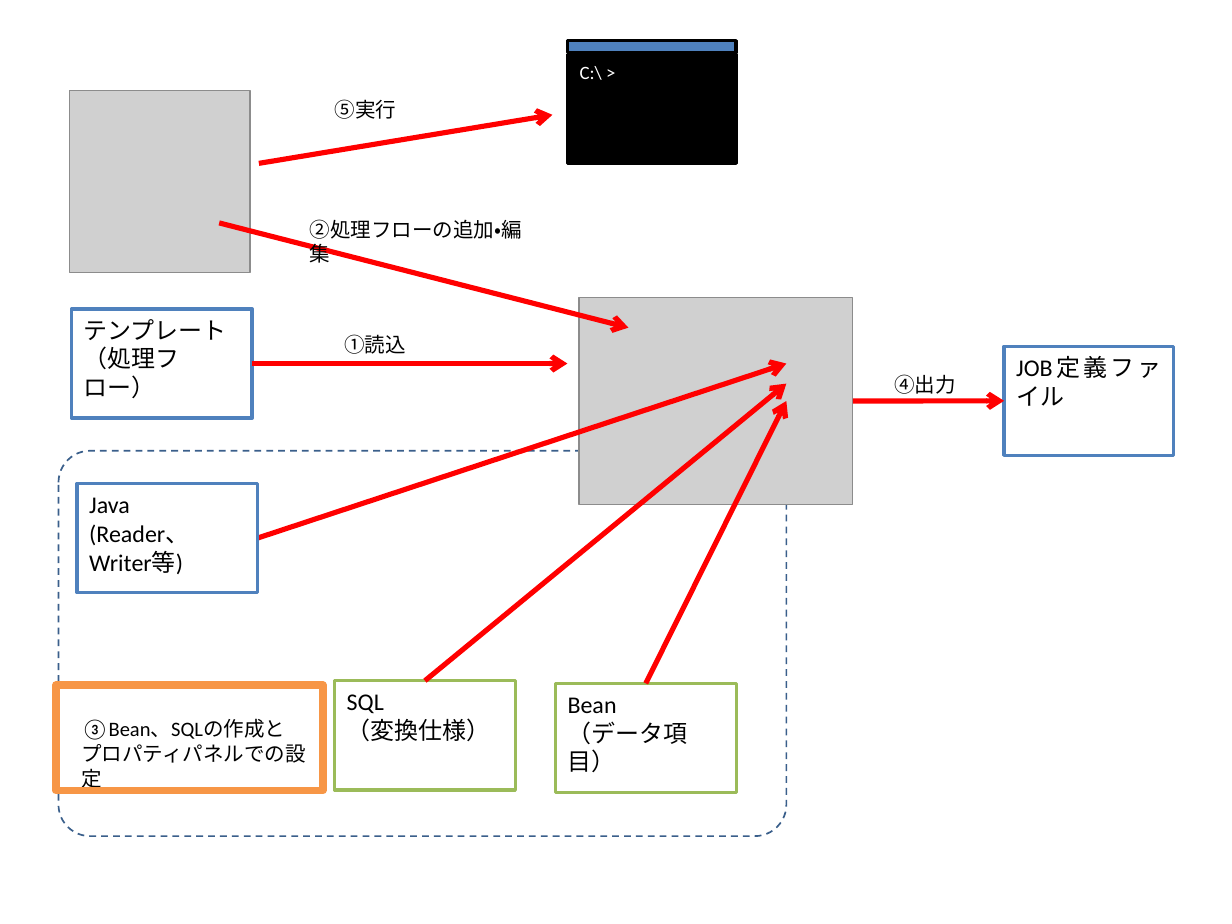
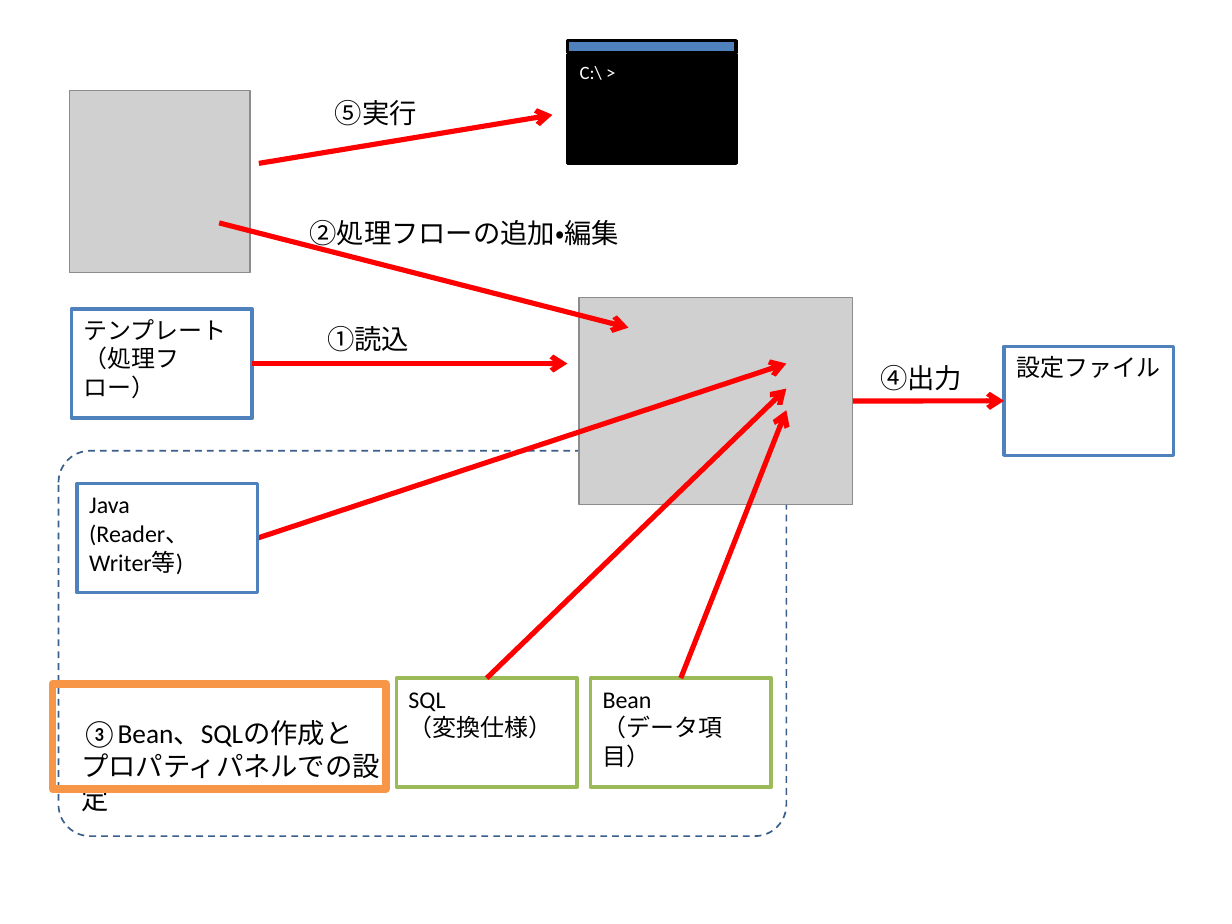
Before and after one commit to nablarch/nablarch-etl-designer, a slide deck: slide 17 of doc/image/etl-designer-images.pptx. Drawn at 1232x924 pixels with LibreOffice and Linux fonts; fonts in the diff are those of the drawing; grey boxes stand for pictures. Boxes give left, top, right and bottom in pixels: in the first picture for what was removed or moved away, otherwise in the second. Text is boxed around its words. In the diff, an @@ line names an element or a change of style, - is before the commit and + after.

```diff
--- a/doc/image/etl-designer-images.pptx
+++ b/doc/image/etl-designer-images.pptx
@@ size 12 to 16 pt in 5 elements at (x1=880, y1=365, x2=962, y2=391), (x1=335, y1=100, x2=417, y2=126), (x1=327, y1=326, x2=409, y2=352), (x1=81, y1=721, x2=379, y2=778), (x1=310, y1=220, x2=619, y2=251) @@
@@ text "①読込" moved from (x1=344, y1=334, x2=406, y2=354) to (x1=327, y1=326, x2=409, y2=352) @@
@@ text "④出力" moved from (x1=894, y1=374, x2=956, y2=394) to (x1=880, y1=365, x2=962, y2=391) @@
@@ text in rectangle at (x1=1016, y1=356, x2=1160, y2=378): text changed @@
-JOB定義ファイル
+設定ファイル
@@ arrow moved from (425, 681) - (786, 383) to (487, 678) - (786, 388) @@
@@ arrow moved from (646, 684) - (786, 402) to (681, 678) - (786, 410) @@
@@ rectangle resized from (x1=55, y1=685, x2=323, y2=791) to (x1=53, y1=684, x2=387, y2=790) @@
@@ rectangle "SQL" moved from (x1=335, y1=681, x2=516, y2=791) to (x1=397, y1=678, x2=578, y2=787) @@
@@ rectangle "Bean" moved from (x1=556, y1=684, x2=737, y2=793) to (x1=590, y1=678, x2=771, y2=787) @@
```
Also in this commit, not shown: 12 other slides changed, 1 slide added, 29 other files.
